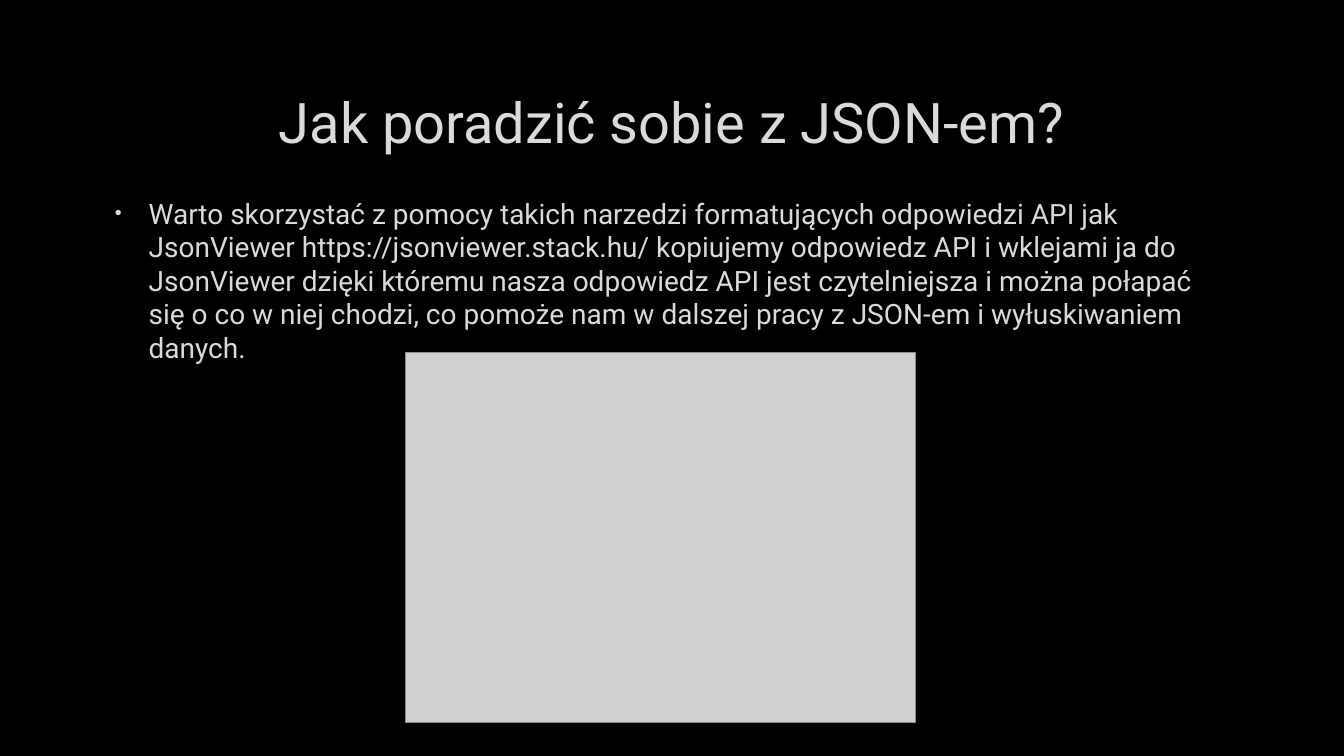
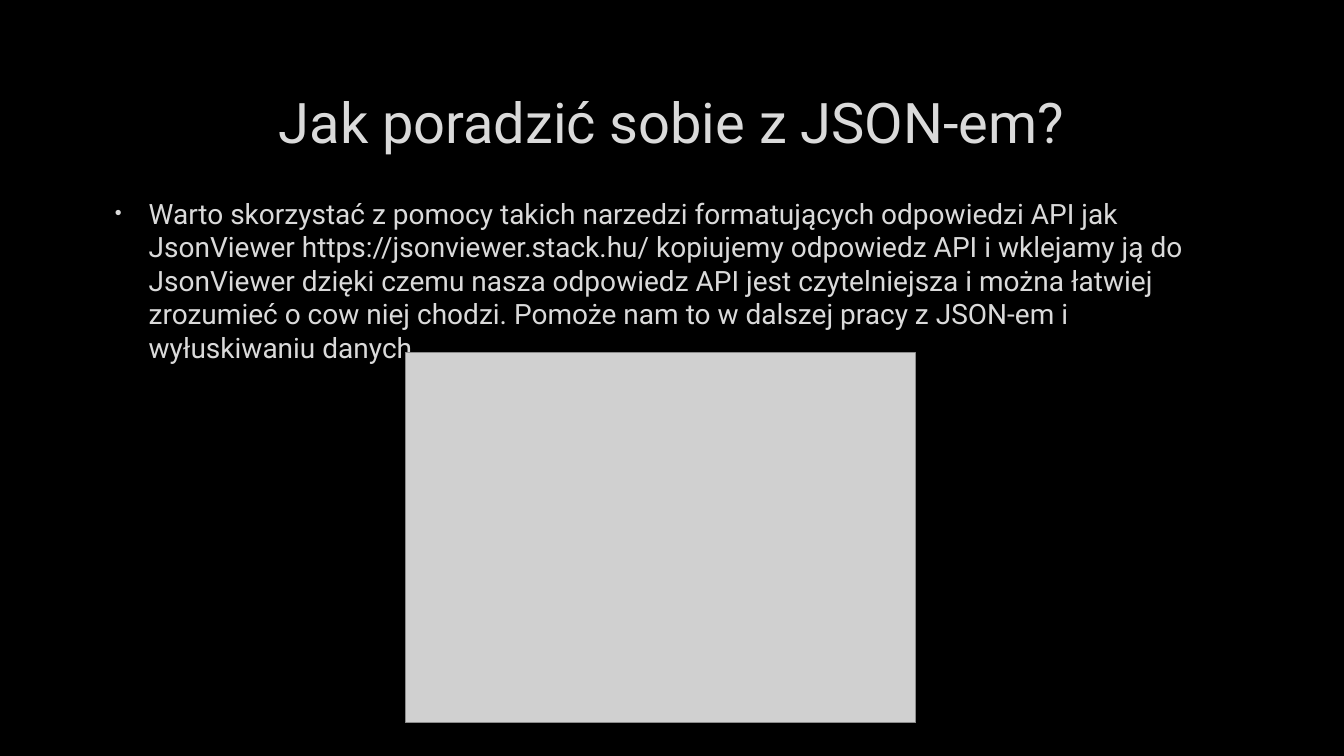
Before and after one commit to Luckownia/WeatherForecastApp, a slide deck: slide 18 of Aplikacja pogodowa na Androida.pptx. Drawn at 1344x756 pixels with LibreOffice and Linux fonts; fonts in the diff are those of the drawing; grey boxes stand for pictures; background and template pictures are left out. Boxes give left, top, right and bottom in pixels: in the first picture for what was removed or moved away, otherwise in the second. Text is boxed around its words. In the diff, an @@ line names an element or a change of style, - is before the commit and + after.

Commit message:
Updated presentation.

```diff
--- a/Aplikacja pogodowa na Androida.pptx
+++ b/Aplikacja pogodowa na Androida.pptx
@@ text at <box>149,202,1183,365</box>: text changed @@
-• Warto skorzystać z pomocy takich narzedzi formatujących odpowiedzi API jak JsonViewer https://jsonviewer.stack.hu/ kopiujemy odpowiedz API i wklejami ja do JsonViewer dzięki któremu nasza odpowiedz API jest czytelniejsza i można połapać się o co w niej chodzi, co pomoże nam w dalszej pracy z JSON-em i wyłuskiwaniem danych.
+• Warto skorzystać z pomocy takich narzedzi formatujących odpowiedzi API jak JsonViewer https://jsonviewer.stack.hu/ kopiujemy odpowiedz API i wklejamy ją do JsonViewer dzięki czemu nasza odpowiedz API jest czytelniejsza i można łatwiej zrozumieć o cow niej chodzi. Pomoże nam to w dalszej pracy z JSON-em i wyłuskiwaniu danych.
```
Also in this commit, not shown: 4 other slides changed, 2 slides removed.
